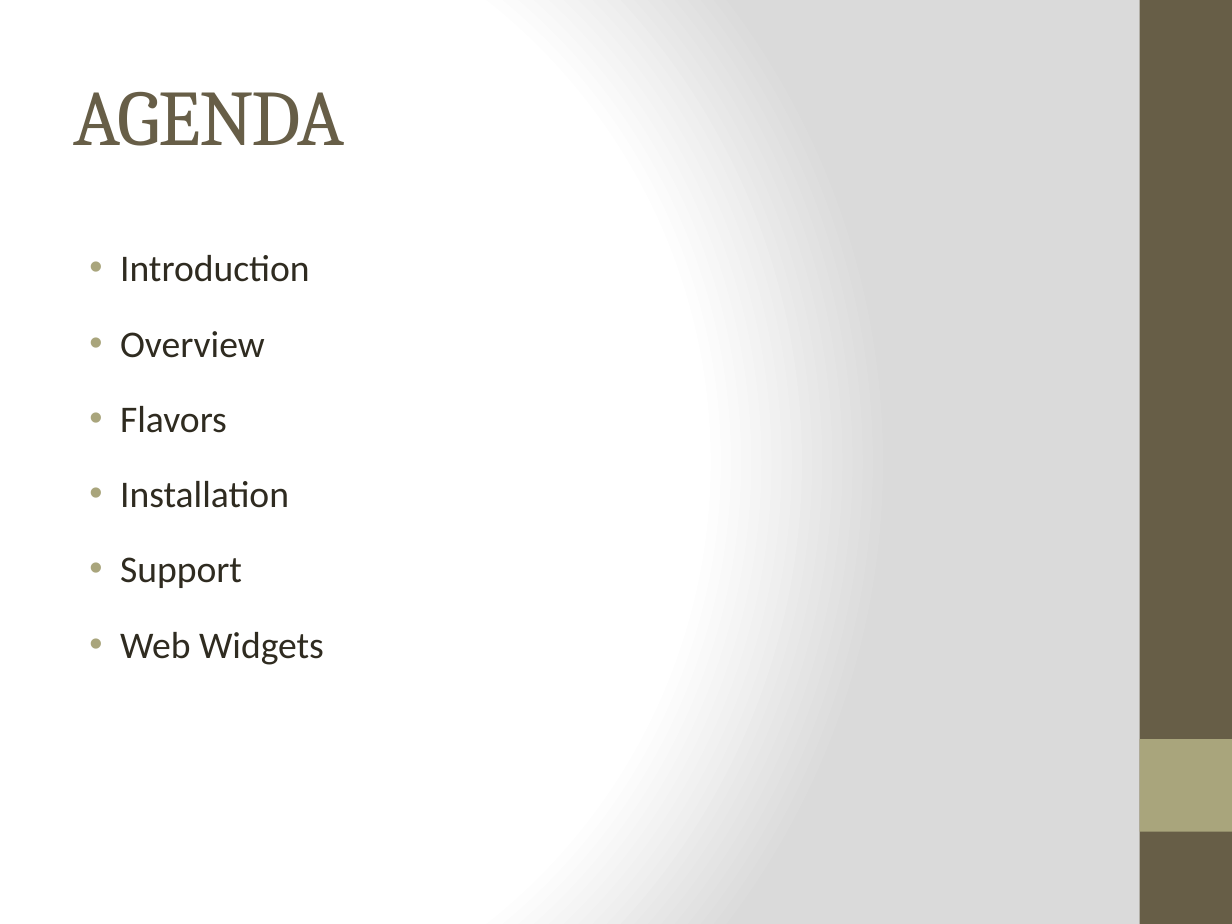
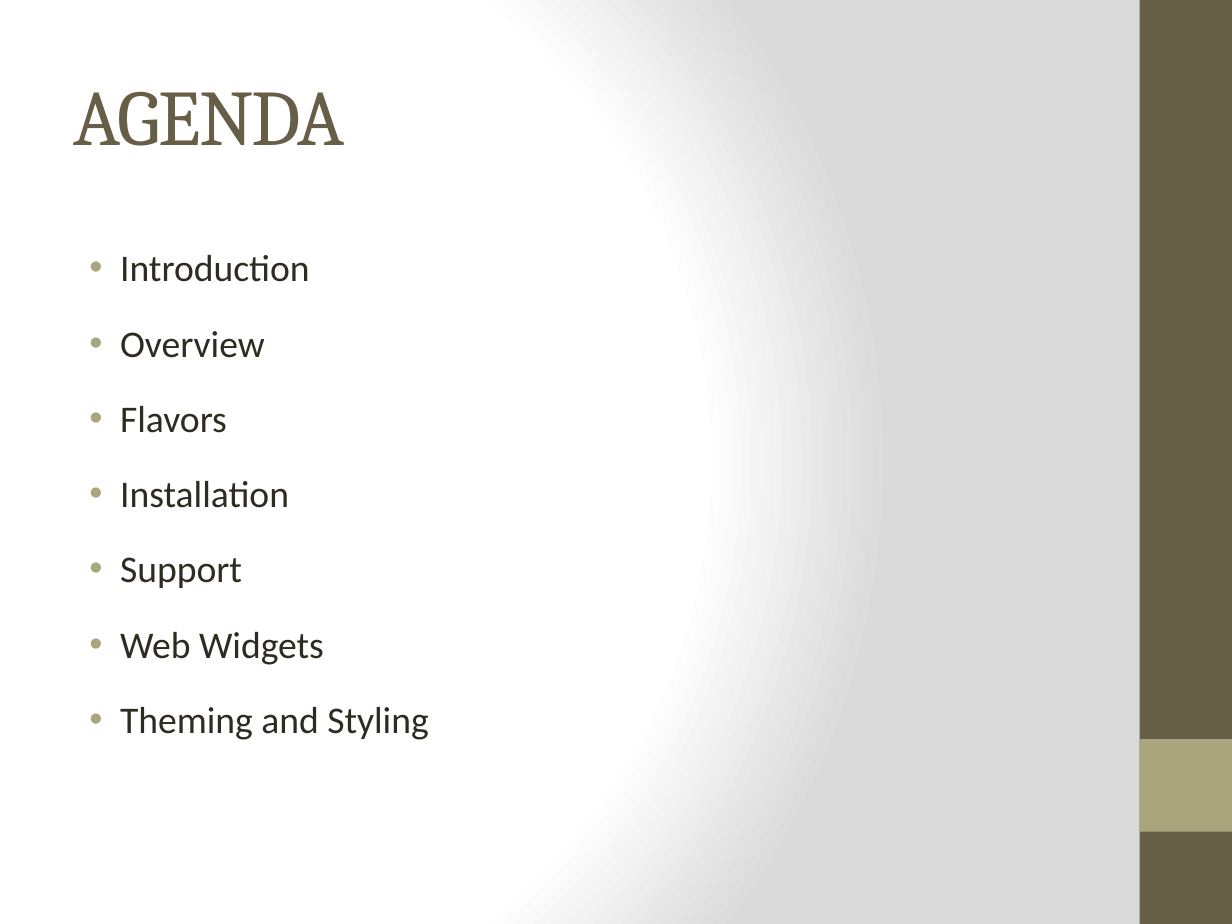
Before and after one commit to amaldevv/kendo-ui, a slide deck: slide 2 of Mar/kendo-ui/src/day 1/Kendo UI - Day 1.pptx. Drawn at 1232x924 pixels with LibreOffice and Linux fonts; fonts in the diff are those of the drawing. Boxes give left, top, right and bottom in pixels: in the first picture for what was removed or moved away, otherwise in the second. Text is boxed around its words. In the diff, an @@ line names an element or a change of style, - is before the commit and + after.

```diff
--- a/Mar/kendo-ui/src/day 1/Kendo UI - Day 1.pptx
+++ b/Mar/kendo-ui/src/day 1/Kendo UI - Day 1.pptx
@@ text at (x1=120, y1=707, x2=428, y2=740): paragraph added @@
+• Theming and Styling
```
Also in this commit, not shown: 5 other slides changed, 4 slides added, 9 other files.
